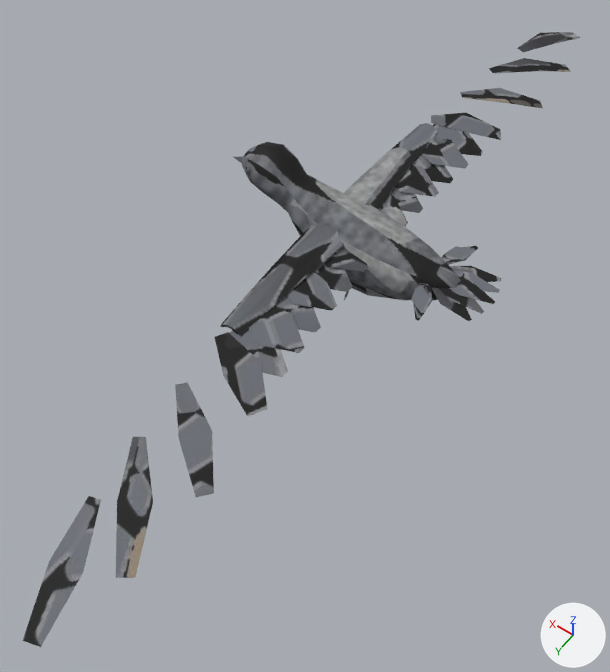
Two versions of the glTF model arte/modelos/fauna/passaros/passaro_planador/passaro_planador.glb, one commit apart.
Both versions are drawn from a camera (50 mm lens) standing at (-0.663, 1.17, 1.556) and looking at (0.028, 0.202, 0.035). The axes (+X, +Y, +Z) are drawn at lower right. The lights are the same throughout. The first picture is the older version. Vertices at exactly the same position are counted once.

Objects in the first picture: 'planador_voo_corpo'.
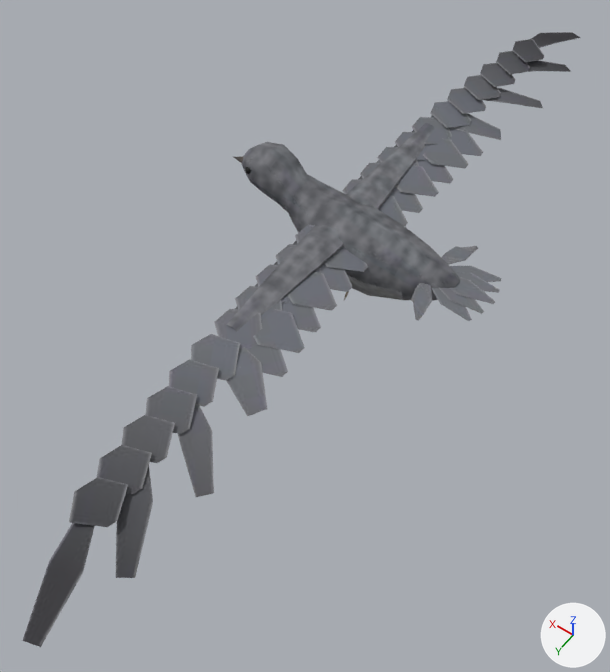
What differs and where, as boxes [x1, y1, x2, y2] in the pictures (610 x 672 px):
part 1 of me_planador_voo_malha, added
    after: [295, 225, 315, 244]
part 2 of me_planador_voo_malha, added
    after: [276, 244, 321, 273]
part 3 of me_planador_voo_malha, added
    after: [256, 264, 291, 303]
part 4 of me_planador_voo_malha, added
    after: [235, 286, 282, 321]
part 5 of me_planador_voo_malha, added
    after: [215, 309, 262, 350]
part 6 of me_planador_voo_malha, added
    after: [342, 179, 361, 194]
part 7 of me_planador_voo_malha, added
    after: [360, 163, 398, 193]
part 8 of me_planador_voo_malha, added
    after: [377, 147, 419, 166]
part 9 of me_planador_voo_malha, added
    after: [395, 132, 431, 160]
part 10 of me_planador_voo_malha, added
    after: [412, 117, 452, 144]
part 11 of me_planador_voo_malha, added
    after: [69, 334, 240, 527]
part 12 of me_planador_voo_malha, added
    after: [430, 39, 544, 128]
part 13 of me_planador_voo_malha, surface changed
    both: [22, 32, 581, 647]

The change, as a diff of the scene's bpy script:
```diff
--- a/arte/modelos/fauna/passaros/passaro_planador/passaro_planador.glb.py
+++ b/arte/modelos/fauna/passaros/passaro_planador/passaro_planador.glb.py
@@ me_planador_voo_malha @@
-me_planador_voo_malha.from_pydata(...)  # 637 vertices, 658 faces; spans x -0.32..0.38, y -1.07..1.06, z 0.01..0.33
+me_planador_voo_malha.from_pydata(...)  # 901 vertices, 834 faces; spans x -0.32..0.38, y -1.07..1.06, z 0.01..0.33
+# me_planador_voo_malha part 1: the loose piece of 6 vertices spanning x -0.05..0.08, y 0.03..0.14, z 0.2..0.22 is copied, and the copy is scaled about its middle by (0.775, 1.1, 1.11), then moved by (0.05, 0.01, 0.01); it spans x 0.01..0.12, y 0.04..0.15, z 0.21..0.23
+# me_planador_voo_malha part 2: the loose piece of 6 vertices spanning x -0.05..0.08, y 0.09..0.2, z 0.2..0.22 is copied, and the copy is scaled about its middle by (0.765, 1.1, 1.09), then moved by (0.05, 0.02, 0.01); it spans x 0.01..0.12, y 0.11..0.22, z 0.21..0.23
+# me_planador_voo_malha part 3: the loose piece of 6 vertices spanning x -0.05..0.08, y 0.16..0.26, z 0.2..0.22 is copied, and the copy is scaled about its middle by (0.755, 1.1, 1.08), then moved by (0.05, 0.03, 0.01); it spans x 0.01..0.12, y 0.18..0.3, z 0.21..0.23
+# me_planador_voo_malha part 4: the loose piece of 6 vertices spanning x -0.06..0.08, y 0.28..0.39, z 0.2..0.22 is copied, and the copy is scaled about its middle by (0.735, 1.1, 1.05), then moved by (0.05, -0.02, 0.01); it spans x 0.01..0.11, y 0.25..0.37, z 0.21..0.23
+# me_planador_voo_malha part 5: the loose piece of 6 vertices spanning x -0.07..0.07, y 0.35..0.45, z 0.2..0.22 is copied, and the copy is scaled about its middle by (0.726, 1.09, 1.03), then moved by (0.05, -0.02, 0.01); it spans x 0.0..0.11, y 0.33..0.44, z 0.21..0.23
+# me_planador_voo_malha part 6: the loose piece of 6 vertices spanning x -0.05..0.08, y -0.14..-0.03, z 0.2..0.22 is copied, and the copy is scaled about its middle by (0.775, 1.1, 1.11), then moved by (0.05, -0.01, 0.01); it spans x 0.01..0.12, y -0.15..-0.04, z 0.21..0.23
+# me_planador_voo_malha part 7: the loose piece of 6 vertices spanning x -0.05..0.08, y -0.2..-0.09, z 0.2..0.22 is copied, and the copy is scaled about its middle by (0.765, 1.1, 1.09), then moved by (0.05, -0.02, 0.01); it spans x 0.01..0.12, y -0.22..-0.11, z 0.21..0.23
+# me_planador_voo_malha part 8: the loose piece of 6 vertices spanning x -0.05..0.08, y -0.26..-0.16, z 0.2..0.22 is copied, and the copy is scaled about its middle by (0.755, 1.1, 1.08), then moved by (0.05, -0.03, 0.01); it spans x 0.01..0.12, y -0.3..-0.18, z 0.21..0.23
+# me_planador_voo_malha part 9: the loose piece of 6 vertices spanning x -0.06..0.08, y -0.39..-0.28, z 0.2..0.22 is copied, and the copy is scaled about its middle by (0.735, 1.1, 1.05), then moved by (0.05, 0.02, 0.01); it spans x 0.01..0.11, y -0.37..-0.25, z 0.21..0.23
+# me_planador_voo_malha part 10: the loose piece of 6 vertices spanning x -0.07..0.07, y -0.45..-0.35, z 0.2..0.22 is copied, and the copy is scaled about its middle by (0.726, 1.09, 1.03), then moved by (0.05, 0.02, 0.01); it spans x 0.0..0.11, y -0.44..-0.33, z 0.21..0.23
+# me_planador_voo_malha part 11: 72 vertices added at x -0.02..0.11, y 0.41..0.88, z 0.21..0.23
+# me_planador_voo_malha part 12: 72 vertices added at x -0.02..0.11, y -0.88..-0.41, z 0.21..0.23
+# me_planador_voo_malha part 13: 658 kept faces spanning x -0.32..0.38, y -1.07..1.06, z 0.01..0.33 get new texture (UV) coordinates
+# other edits to the shape of me_planador_voo_malha do not show in these pictures
 me_planador_voo_malha.materials.append(mat_passaro_planador_tex)
```
